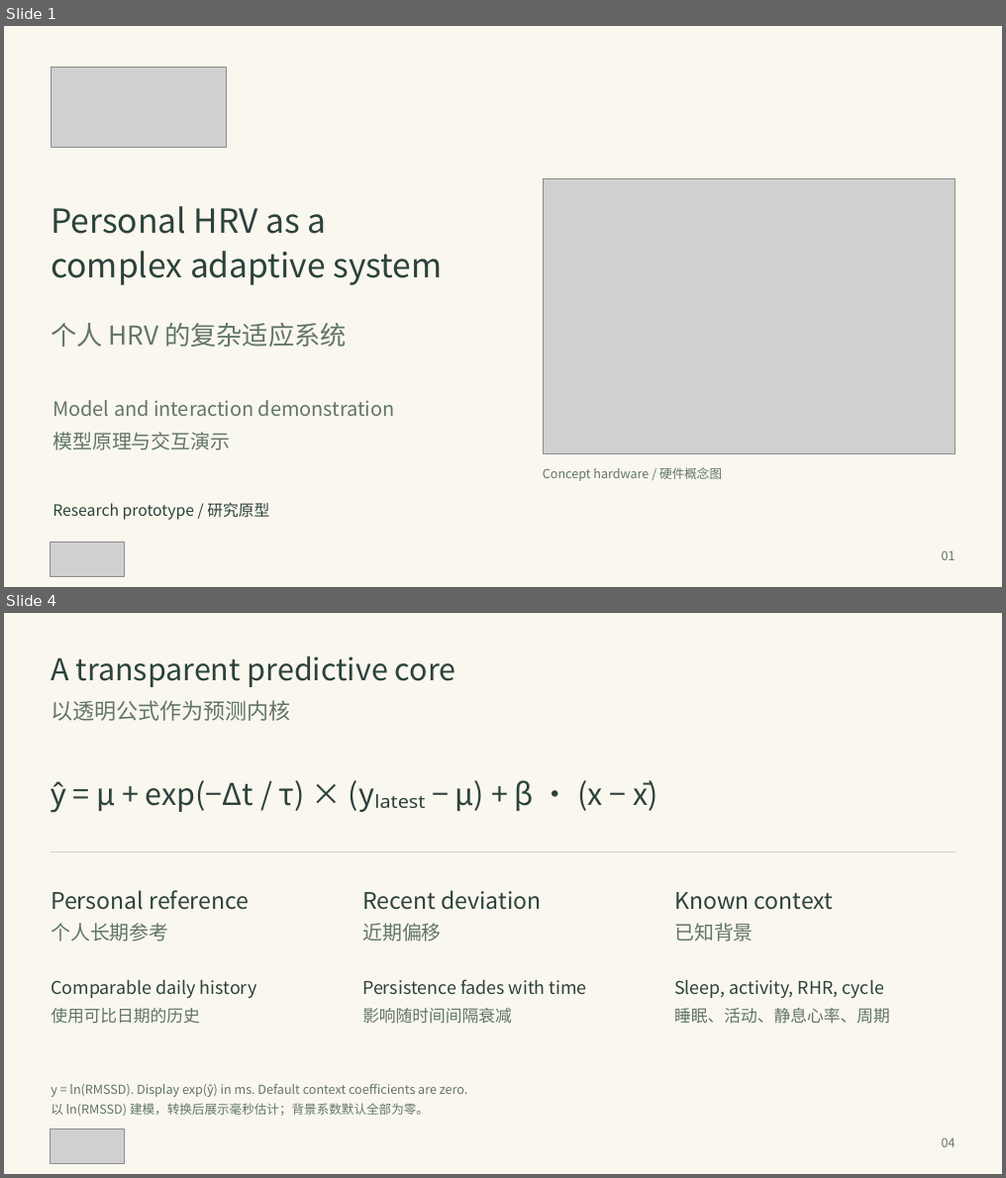
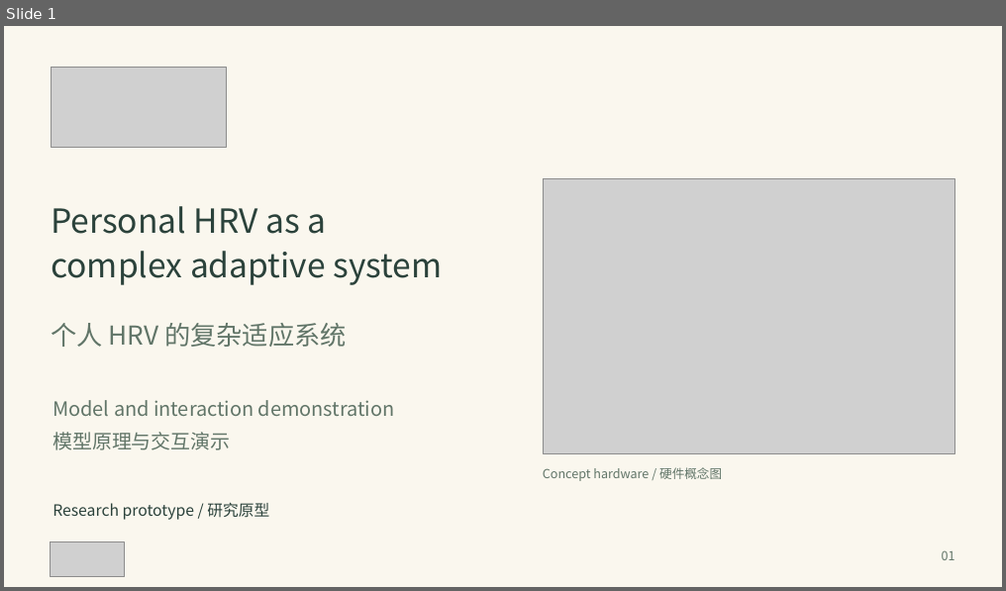
Before and after one commit to DiamondCao1996/mond-phone-preview, a slide deck: docs/demo/MOND_Adaptive_System_EN_ZH.pptx. Shown one above the other, each under a label of ours: slides 1 and 4 before the commit, slide 1 after it; the slides between them are not shown. The pictures are 1006x1178 and 1006x591 pixels, drawn with LibreOffice and Linux fonts; fonts in the diff are those of the drawing; grey boxes stand for pictures. Boxes give left, top, right and bottom in pixels: in the first picture for what was removed or moved away, otherwise in the second. Text is boxed around its words. In the diff, an @@ line names an element or a change of style, - is before the commit and + after.

Commit message:
Condense bilingual model deck and add linked paper references

```diff
--- a/docs/demo/MOND_Adaptive_System_EN_ZH.pptx
+++ b/docs/demo/MOND_Adaptive_System_EN_ZH.pptx
@@ slide 4 removed at (4,613,1002,1174), background #FAF7EE @@
@@ text removed at (51,656,456,687) @@
-A transparent predictive core
@@ text removed at (51,700,291,721) @@
-以透明公式作为预测内核
@@ text removed at (51,780,658,813) @@
-ŷ = μ + exp(−Δt / τ) × (yₗₐₜₑₛₜ − μ) + β · (x − x̄)
@@ line removed from (51, 852) to (955, 852) @@
@@ text removed at (51,890,249,910) @@
-Personal reference
@@ text removed at (362,890,541,910) @@
-Recent deviation
@@ text removed at (674,892,834,910) @@
-Known context
@@ text removed at (51,923,168,942) @@
-个人长期参考
@@ text removed at (362,923,442,942) @@
-近期偏移
@@ text removed at (674,923,753,942) @@
-已知背景
@@ text removed at (51,979,257,998) @@
-Comparable daily history
@@ text removed at (362,979,587,994) @@
-Persistence fades with time
@@ text removed at (674,979,885,998) @@
-Sleep, activity, RHR, cycle
@@ text removed at (51,1008,200,1024) @@
-使用可比日期的历史
@@ text removed at (362,1008,512,1024) @@
-影响随时间间隔衰减
@@ text removed at (674,1008,890,1024) @@
-睡眠、活动、静息心率、周期
@@ text removed at (51,1084,468,1097) @@
-y = ln(RMSSD). Display exp(ŷ) in ms. Default context coefficients are zero.
@@ text removed at (51,1103,429,1116) @@
-以 ln(RMSSD) 建模，转换后展示毫秒估计；背景系数默认全部为零。
@@ picture removed at (50,1130,125,1164) @@
@@ text removed at (942,1138,955,1148) @@
-04
```
Also in this commit, not shown: 6 slides changed, 1 slide added, 4 other slides removed, 2 other files.
